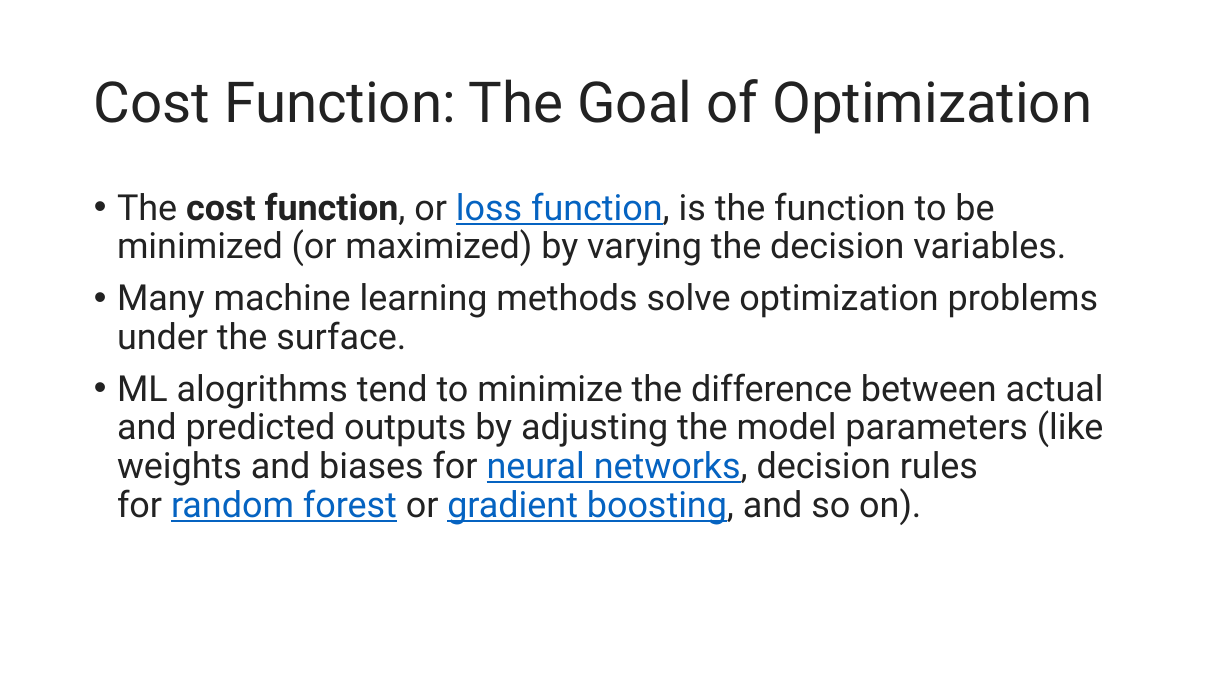
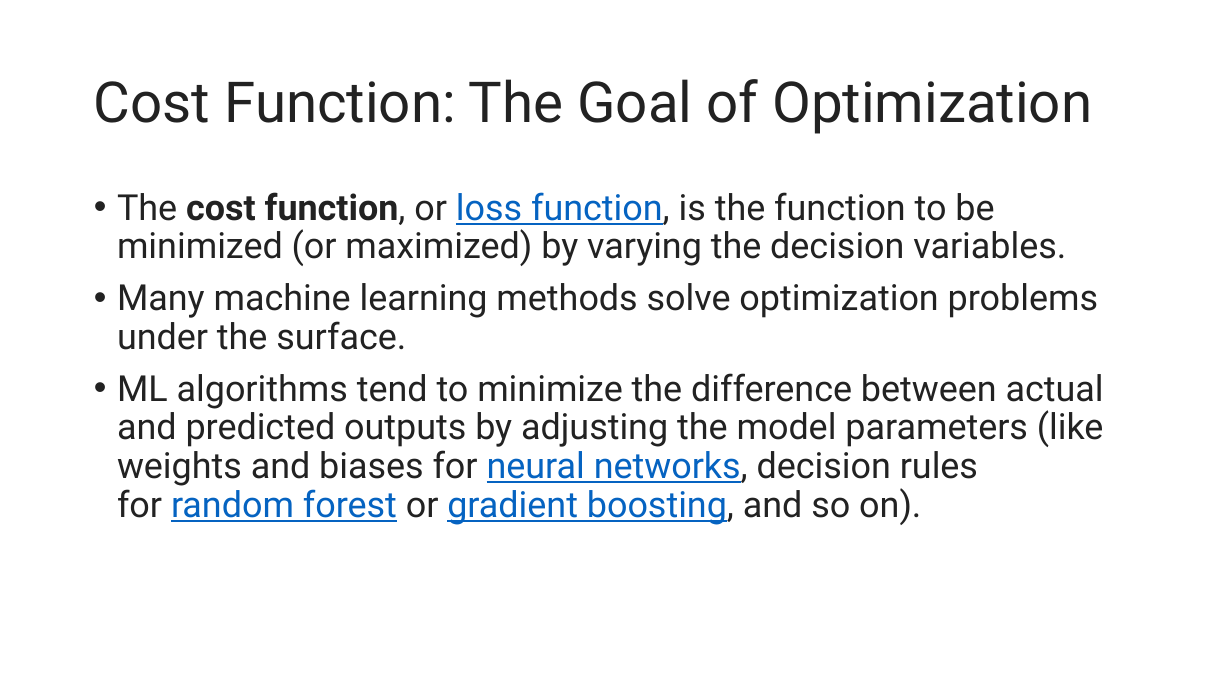
Before and after one commit to motazsaad/Math-Statistics-DataScience, a slide deck: slide 4 of slides/Stochastic Gradient Descent Algorithm.pptx. Drawn at 1232x693 pixels with LibreOffice and Linux fonts; fonts in the diff are those of the drawing. Boxes give left, top, right and bottom in pixels: in the first picture for what was removed or moved away, otherwise in the second. Text is boxed around its words. In the diff, an @@ line names an element or a change of style, - is before the commit and + after.

```diff
--- a/slides/Stochastic Gradient Descent Algorithm.pptx
+++ b/slides/Stochastic Gradient Descent Algorithm.pptx
@@ text at [117, 373, 1104, 525]: text changed @@
-• ML alogrithms tend to minimize the difference between actual and predicted outputs by adjusting the model parameters (like weights and biases for neural networks, decision rules for random forest or gradient boosting, and so on).
+• ML algorithms tend to minimize the difference between actual and predicted outputs by adjusting the model parameters (like weights and biases for neural networks, decision rules for random forest or gradient boosting, and so on).
```
Also in this commit, not shown: 7 other slides changed, 28 slides added, 1 other file.
